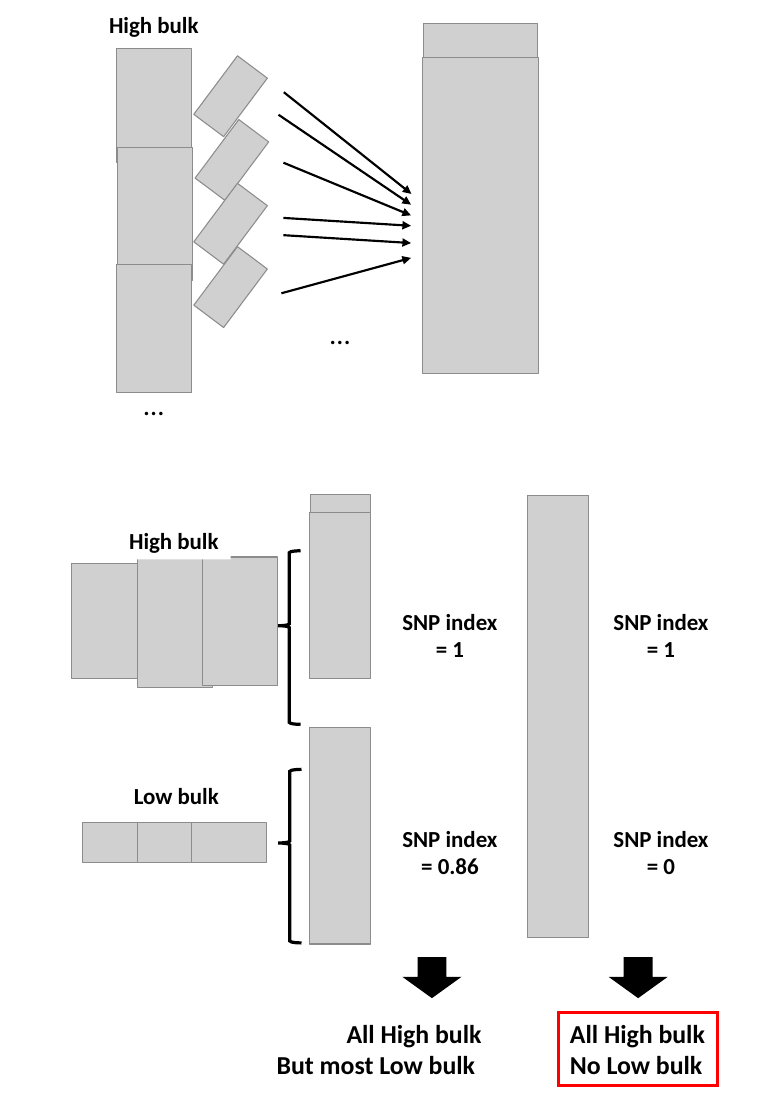
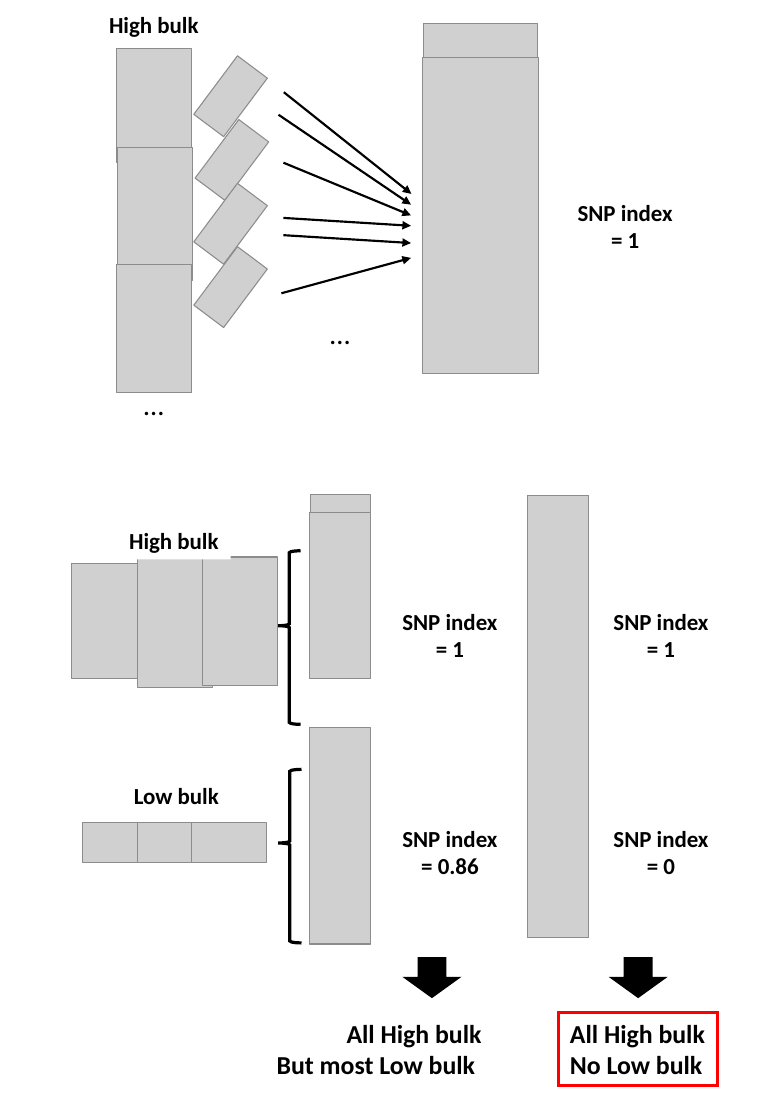
Before and after one commit to slt666666/FAO_lecture, a slide deck: slide 19 of FAO_2024/mutmapqtlseq.pptx. Drawn at 775x1120 pixels with LibreOffice and Linux fonts; fonts in the diff are those of the drawing; grey boxes stand for pictures. Boxes give left, top, right and bottom in pixels: in the first picture for what was removed or moved away, otherwise in the second. Text is boxed around its words. In the diff, an @@ line names an element or a change of style, - is before the commit and + after.

```diff
--- a/FAO_2024/mutmapqtlseq.pptx
+++ b/FAO_2024/mutmapqtlseq.pptx
@@ text added at (578, 205, 673, 248), 16 pt, text #000000, bold @@
+SNP index
+= 1
```
Also in this commit, not shown: 1 other file.
